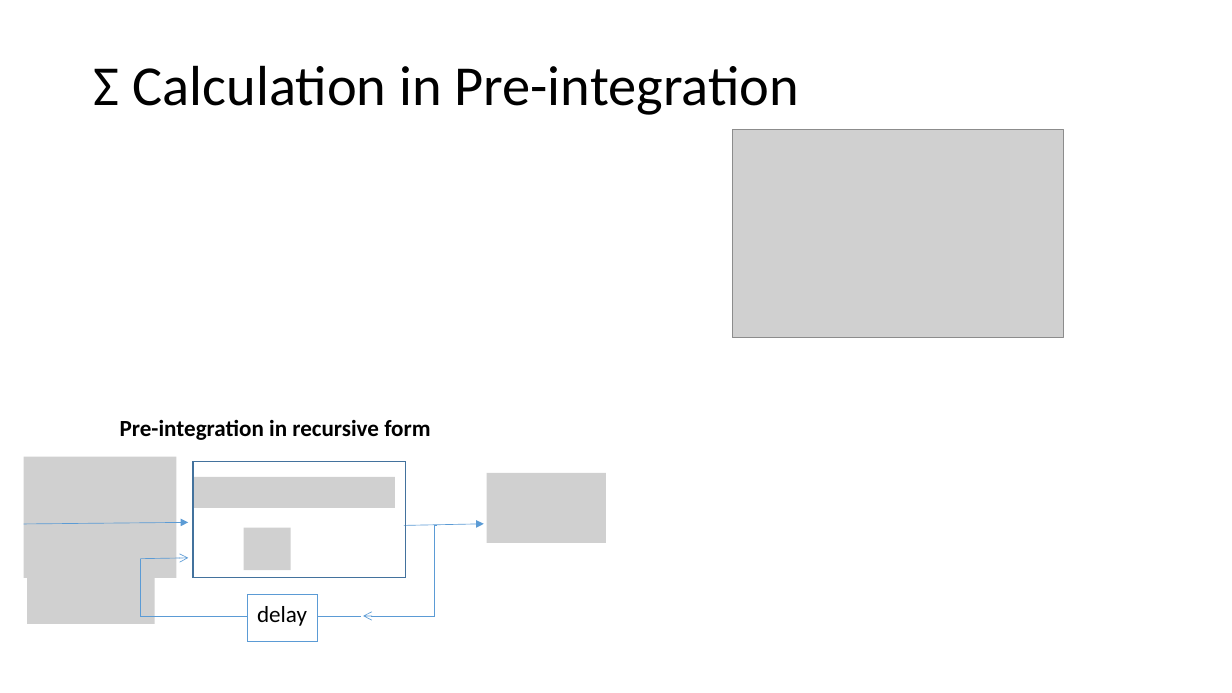
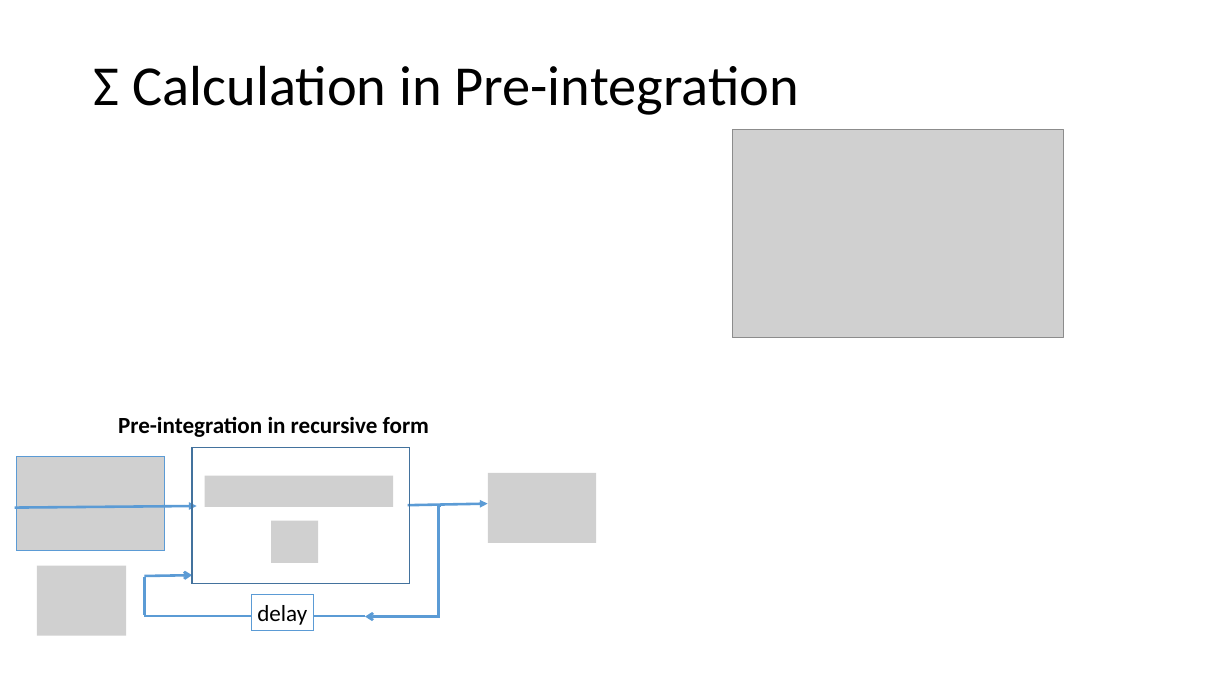
Before and after one commit to liyang-liu/Preintegration_VINS, a slide deck: slide 5 of doc/Efficient Visual-Inertial Navigation using Euler angles.pptx. Drawn at 1232x693 pixels with LibreOffice and Linux fonts; fonts in the diff are those of the drawing; grey boxes stand for pictures. Boxes give left, top, right and bottom in pixels: in the first picture for what was removed or moved away, otherwise in the second. Text is boxed around its words. In the diff, an @@ line names an element or a change of style, - is before the commit and + after.

```diff
--- a/doc/Efficient Visual-Inertial Navigation using Euler angles.pptx
+++ b/doc/Efficient Visual-Inertial Navigation using Euler angles.pptx
@@ text "Pre-integration in recursive form" rewrapped from [111, 409, 461, 457] to [118, 416, 429, 437] @@
@@ rectangle: place and size @@
-rectangle at [193, 461, 406, 578]
+rectangle at [192, 447, 410, 583]
@@ picture: place and size @@
-picture at [23, 457, 177, 578]
+picture at [17, 457, 165, 551]
@@ picture: place and size @@
-picture at [194, 477, 396, 508]
+picture at [204, 476, 393, 507]
@@ picture: place and size @@
-picture at [487, 473, 606, 543]
+picture at [488, 473, 596, 543]
@@ arrow moved from (23, 524) - (189, 522) to (15, 507) - (197, 506) @@
@@ arrow (15, 507) - (197, 506): stroke #5B9BD5 0.5 pt to #5B9BD5 2 pt @@
@@ elbow arrow moved from (437, 525) - (363, 616) to (441, 506) - (365, 616) @@
@@ elbow arrow (441, 506) - (365, 616): stroke #5B9BD5 0.5 pt to #5B9BD5 2 pt @@
@@ arrow moved from (404, 526) - (484, 524) to (408, 506) - (488, 504) @@
@@ arrow (408, 506) - (488, 504): stroke #5B9BD5 0.5 pt to #5B9BD5 2 pt @@
@@ picture: place and size @@
-picture at [244, 528, 291, 570]
+picture at [271, 520, 318, 563]
@@ picture: place and size @@
-picture at [27, 554, 154, 624]
+picture at [37, 566, 127, 636]
@@ arrow moved from (140, 559) - (189, 558) to (144, 576) - (192, 576) @@
@@ arrow (144, 576) - (192, 576): stroke #5B9BD5 0.5 pt to #5B9BD5 2 pt @@
@@ elbow line moved from (140, 559) - (140, 616) to (144, 577) - (144, 615) @@
@@ elbow line (144, 577) - (144, 615): stroke #5B9BD5 0.5 pt to #5B9BD5 2 pt @@
@@ rectangle "delay": place and size @@
-rectangle "delay" at [248, 595, 317, 642]
+rectangle "delay" at [252, 595, 314, 630]
@@ elbow line moved from (140, 616) - (361, 616) to (144, 616) - (365, 616) @@
@@ elbow line (144, 616) - (365, 616): stroke #5B9BD5 0.5 pt to #5B9BD5 2 pt @@
```
Also in this commit, not shown: 6 other files.
